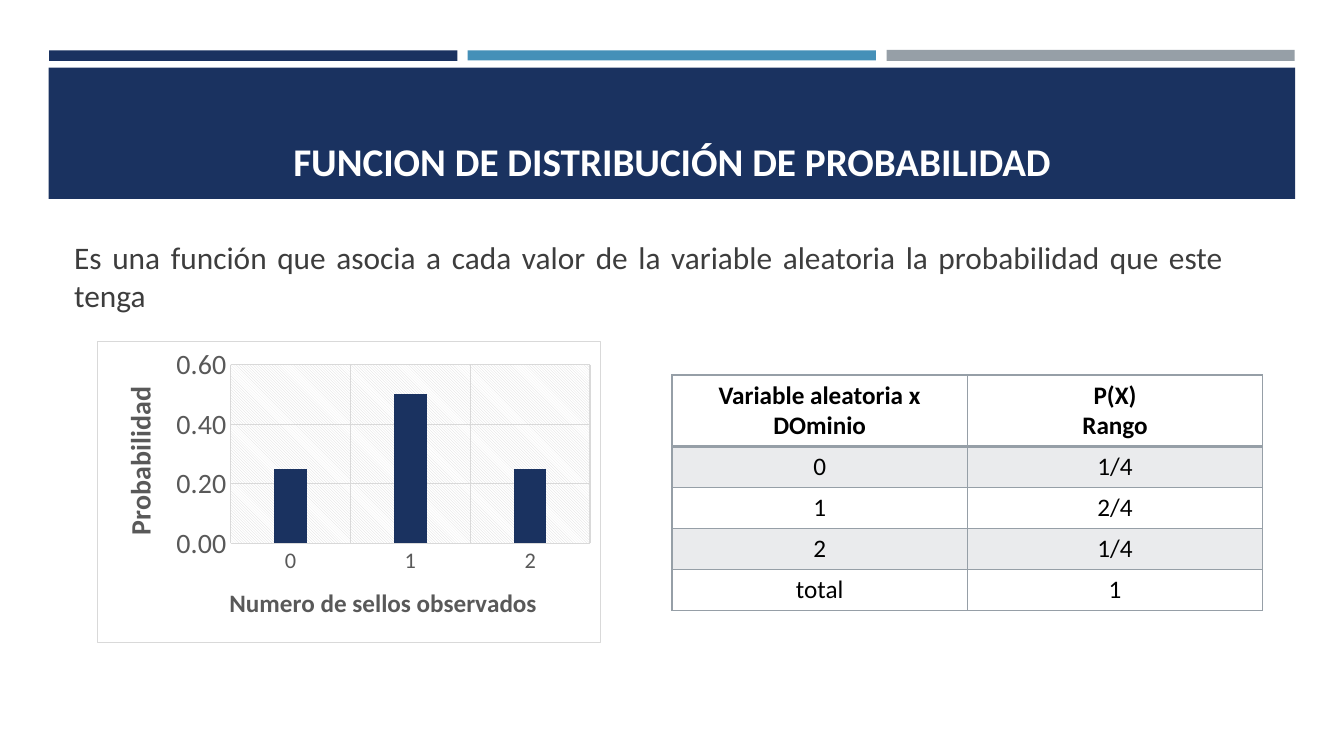
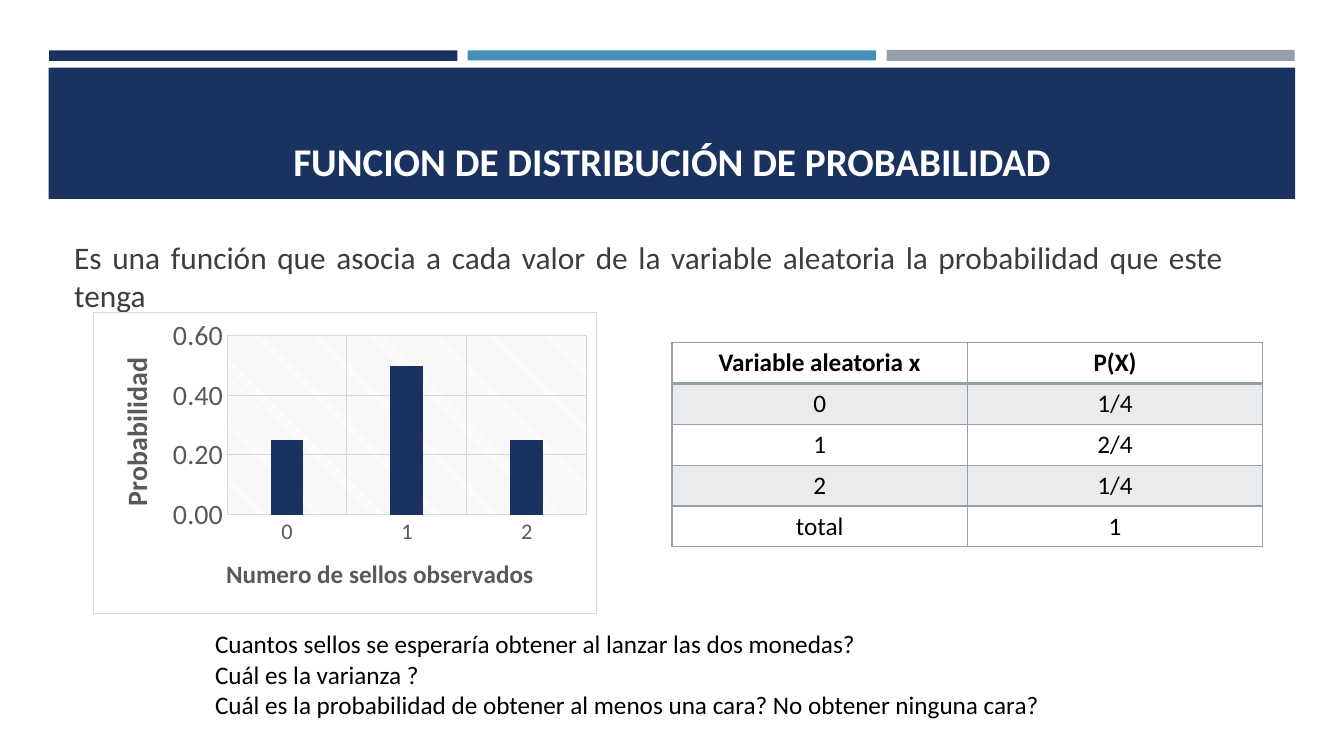
Before and after one commit to estadisticaITM/estadisticaITM.github.io, a slide deck: slide 16 of ITM_VAD_EBX.pptx (slide 26 before the commit). Drawn at 1344x756 pixels with LibreOffice and Linux fonts; fonts in the diff are those of the drawing. Boxes give left, top, right and bottom in pixels: in the first picture for what was removed or moved away, otherwise in the second. Text is boxed around its words. In the diff, an @@ line names an element or a change of style, - is before the commit and + after.

```diff
--- a/ITM_VAD_EBX.pptx
+++ b/ITM_VAD_EBX.pptx
@@ column chart: place and size @@
-column chart at bbox=[97, 341, 601, 643]
+column chart at bbox=[93, 313, 597, 615]
@@ table at bbox=[673, 343, 1263, 547] @@
-row 1, column 1: Variable aleatoria x / DOminio
+row 1, column 1: Variable aleatoria x
-row 1, column 2: P(X) / Rango
+row 1, column 2: P(X)
@@ table: place and size @@
-table at bbox=[673, 375, 1263, 609]
+table at bbox=[673, 343, 1263, 547]
@@ text added at bbox=[215, 635, 1039, 719], 18 pt, text #000000 @@
+Cuantos sellos se esperaría obtener al lanzar las dos monedas?
+Cuál es la varianza ?
+Cuál es la probabilidad de obtener al menos una cara? No obtener ninguna cara?
```
Also in this commit, not shown: 25 other slides changed, 14 slides added, 19 slides removed, 17 other files.
